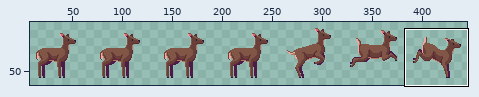
Sprite sheet: Assets/Content/Sprites/Animals/Deer/Female/Female_Jump.png. The first picture is a wide view before the edit; the outline marks the close-up.
Close-up. Old version:
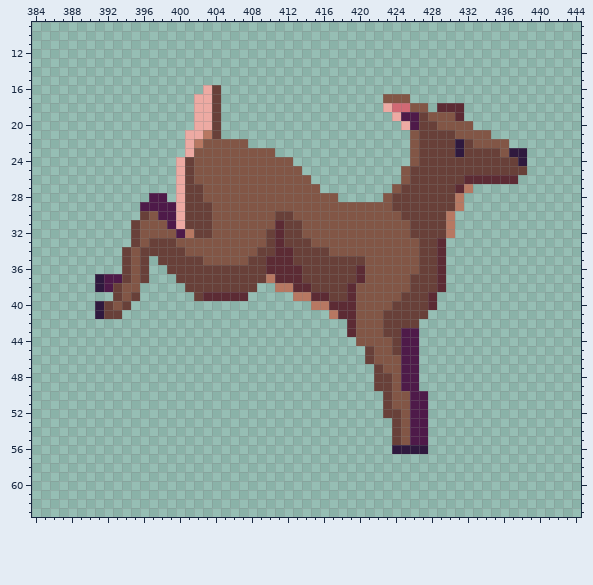
The file is 448x64 pixels. Shown: x 384..444, y 9..63. The wide view leaves out empty margins. The commit also changed other parts of the picture, which this record leaves out.
The same view after the edit:
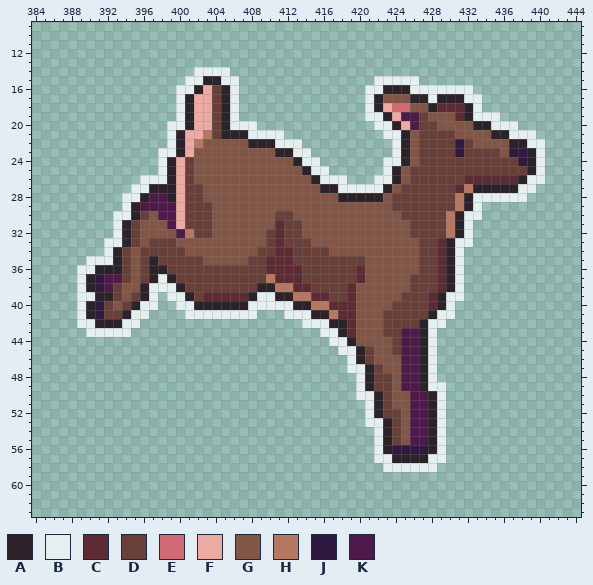
Palette (. is transparent): A #2b222a  B #e5efef  C #5c2b34  D #684039  E #d16974  F #edaaa3  G #825646  H #b77862  J #2f193e  K #4e1a49
From old to new:
y 14: x 402..405 .... -> BBBB
y 15: x 401..406 ...... -> BBAABB; x 422..426 ..... -> BBBBB
y 16: x 400..402 ... -> BBA; x 405..406 .. -> AB; x 421..432 ............ -> BBAAABBBBBBB
y 17: x 400..401 .. -> BA; x 405..406 .. -> AB; x 421..422 .. -> BA; x 426..433 ........ -> AABAAABB
y 18: x 400..401 .. -> BA; x 405..406 .. -> AB; x 421..422 .. -> BA; x 428 . -> A; x 432..433 .. -> AB
y 19: x 400..401 .. -> BA; x 405..406 .. -> AB; x 421..423 ... -> BBA; x 432..435 .... -> ABBB
y 20: x 399..401 ... -> BBA; x 405..408 .... -> ABBB; x 422..424 ... -> BBA; x 433..437 ..... -> AABBB
y 21: x 399..400 .. -> BA; x 405..411 ....... -> AAABBBB; x 423..425 ... -> BBA; x 435..439 ..... -> AABBB
y 22: x 399..400 .. -> BA; x 408..413 ...... -> AAABBB; x 424..425 .. -> BA; x 437..440 .... -> AABB
y 23: x 398..400 ... -> BBA; x 411..414 .... -> AABB; x 424..425 .. -> BA; x 439..440 .. -> AB
y 24: x 398..399 .. -> BA; x 413..415 ... -> ABB; x 423..425 ... -> BBA; x 439..440 .. -> AB
y 25: x 398..399 .. -> BA; x 414..416 ... -> ABB; x 423..424 .. -> BA; x 439..440 .. -> AB
y 26: x 396..399 .... -> BBBA; x 415..418 .... -> ABBB; x 422..424 ... -> BBA; x 438..440 ... -> ABB
y 27: x 395..399 ..... -> BBAAA; x 416..423 ........ -> AABBBBBA; x 433..439 ....... -> AAAAABB
y 28: x 394..396 ... -> BBA; x 399 . -> A; x 418..422 ..... -> AAAAA; x 432..438 ....... -> ABBBBBB
y 29: x 394..395 .. -> BA; x 432..433 .. -> AB
y 30: x 393..395 ... -> BBA; x 431..433 ... -> ABB
y 31..32: x 393..394 .. -> BA; x 431..432 .. -> AB
y 33: x 392..394 ... -> BBA; x 430..432 ... -> ABB
y 34: x 392..393 .. -> BA; x 430..431 .. -> AB
y 35: x 390..393 .... -> BBBA; x 397 . -> A; x 430..431 .. -> AB
y 36: x 389..393 ..... -> BBAAA; x 397..398 .. -> AA; x 430..431 .. -> AB
y 37: x 389..390 .. -> BA; x 397..399 ... -> ABA; x 430..431 .. -> AB
y 38: x 389..390 .. -> BA; x 396..400 ..... -> ABBBA; x 409..410 .. -> AA; x 430..431 .. -> AB
y 39: x 389..392 .... -> BBAA; x 396..397 .. -> AB; x 399..401 ... -> BBA; x 408..412 ..... -> ABBAA; x 429..431 ... -> ABB
y 40: x 389..390 .. -> BA; x 395..397 ... -> ABB; x 400..414 ............... -> BBAAAAAABBBBBAA; x 429..430 .. -> AB
y 41: x 389..390 .. -> BA; x 394..396 ... -> ABB; x 401..408 ........ -> BBBBBBBB; x 412..416 ..... -> BBBAA; x 428..430 ... -> ABB
y 42: x 389..395 ....... -> BBAAABB; x 414..418 ..... -> BBBAA; x 427..429 ... -> ABB
y 43: x 390..394 ..... -> BBBBB; x 416..418 ... -> BBA; x 427..428 .. -> AB
y 44: x 417..419 ... -> BBA; x 427..428 .. -> AB
y 45: x 418..420 ... -> BBA; x 427..428 .. -> AB
y 46: x 419..420 .. -> BA; x 427..428 .. -> AB
y 47: x 419..421 ... -> BBA; x 427..428 .. -> AB
y 48: x 420..421 .. -> BA; x 427..428 .. -> AB
y 49: x 420..421 .. -> BA; x 427..429 ... -> ABB
y 50: x 420..422 ... -> BBA; x 428..429 .. -> AB
y 51..52: x 421..422 .. -> BA; x 428..429 .. -> AB
y 53: x 421..423 ... -> BBA; x 428..429 .. -> AB
y 54..56: x 422..423 .. -> BA; x 428..429 .. -> AB
y 57: x 422..429 ........ -> BBAAAABB
y 58: x 423..428 ...... -> BBBBBB
Boxes around the changes in both close-ups, in picture pixels (x1, y1, x2, y2):
added: (77, 67, 545, 472)
